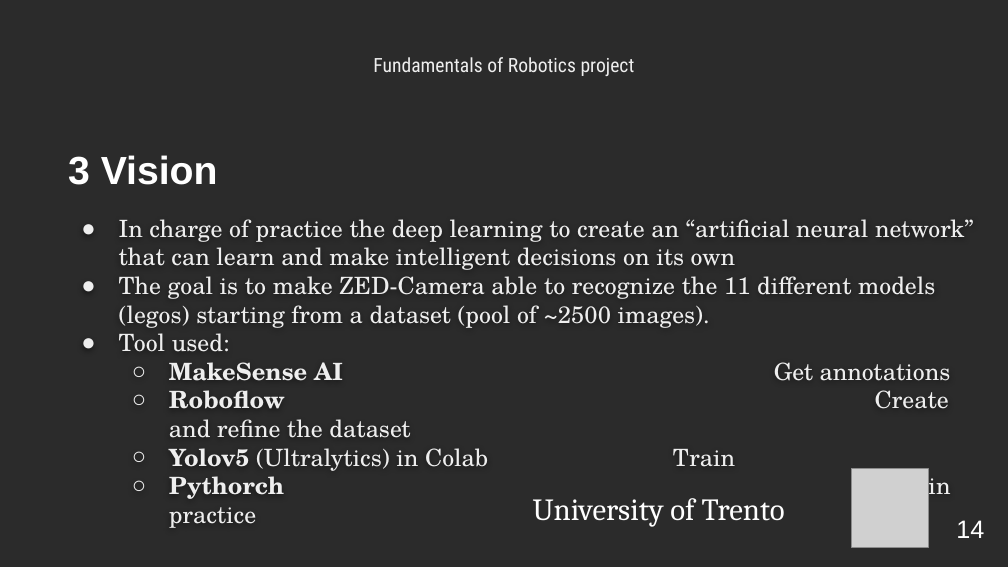
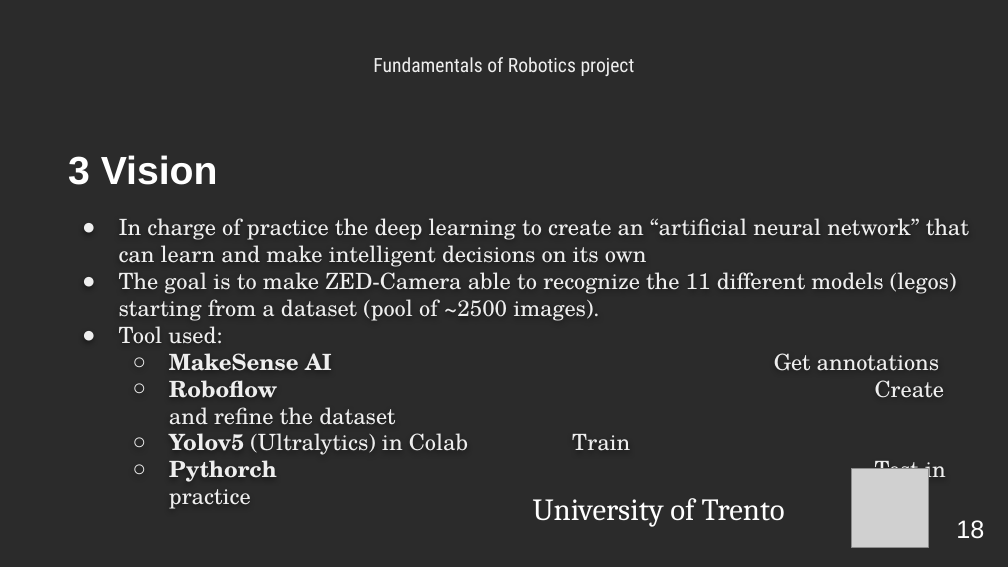
Before and after one commit to LordBions/Robotics_ICE23_UNITN, a slide deck: slide 18 of Documents/Robotics.pptx (slide 14 before the commit). Drawn at 1008x567 pixels with LibreOffice and Linux fonts; fonts in the diff are those of the drawing; grey boxes stand for pictures; background and template pictures are left out; a plain dark background stands for a picture behind light text. Boxes give left, top, right and bottom in pixels: in the first picture for what was removed or moved away, otherwise in the second. Text is boxed around its words. In the diff, an @@ line names an element or a change of style, - is before the commit and + after.

```diff
--- a/Documents/Robotics.pptx
+++ b/Documents/Robotics.pptx
@@ subtitle "In charge of practice the ..." at box(119, 218, 969, 509): size 17 to 16 pt; indent changed @@
@@ page number at box(956, 520, 984, 539): text changed @@
-14
+18
```
Also in this commit, not shown: 15 other slides changed, 4 slides added, 6 other files.
